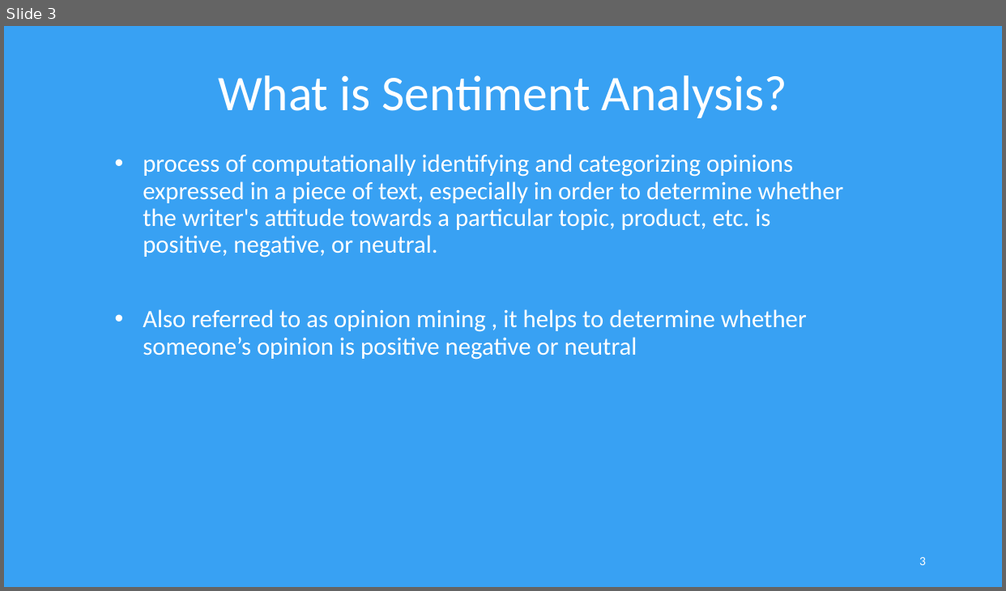
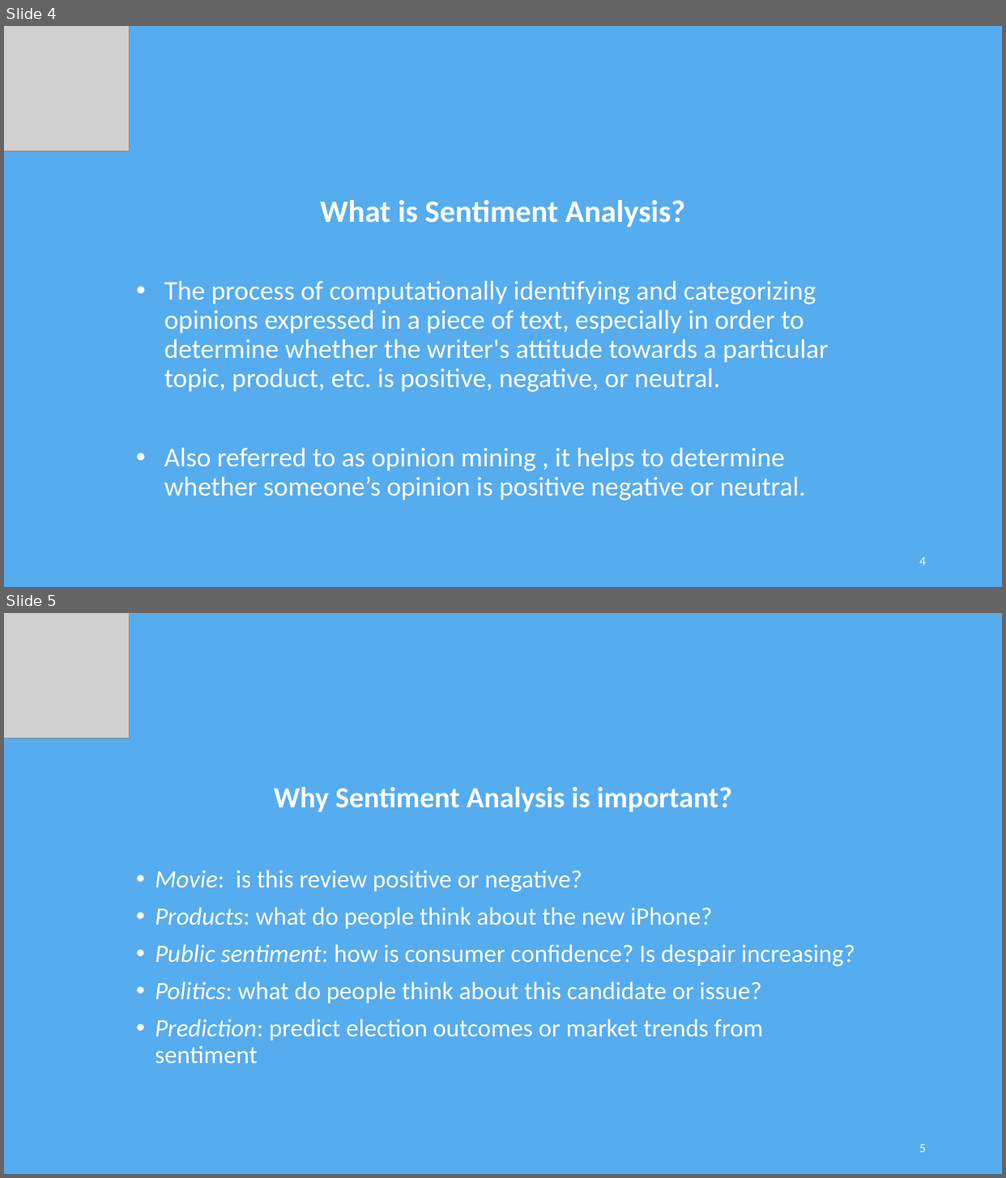
Before and after one commit to poshan0126/SentiMeter_Proposal_Documents, a slide deck: Project-Presentation.pptx. Shown one above the other, each under a label of ours: slide 3 before the commit, slides 4 and 5 after it. The pictures are 1006x591 and 1006x1178 pixels, drawn with LibreOffice and Linux fonts; fonts in the diff are those of the drawing; grey boxes stand for pictures. Boxes give left, top, right and bottom in pixels: in the first picture for what was removed or moved away, otherwise in the second. Text is boxed around its words. In the diff, an @@ line names an element or a change of style, - is before the commit and + after.

```diff
--- a/Project-Presentation.pptx
+++ b/Project-Presentation.pptx
@@ slide 5 added at <box>4,613,1002,1174</box>, background #55ACEF @@
@@ picture added at <box>4,613,130,739</box> @@
@@ text added at <box>155,787,855,1063</box>, 24 pt, text #FFFFFF @@
+Why Sentiment Analysis is important?
+• Movie: is this review positive or negative?
+• Products: what do people think about the new iPhone?
+• Public sentiment: how is consumer confidence? Is despair increasing?
+• Politics: what do people think about this candidate or issue?
+• Prediction: predict election outcomes or market trends from sentiment
@@ page number added at <box>919,1144,926,1152</box>, 12 pt, text #FFFFFF @@
+5
@@ what was slide 3 is now slide 4 @@
@@ slide 4 changed as well @@
@@ background #38A1F3 to #55ACEF @@
@@ picture added at <box>4,26,130,152</box> @@
@@ title removed at <box>218,75,788,118</box> @@
-What is Sentiment Analysis?
@@ subtitle at <box>164,200,829,501</box>: text changed; size 24 to 26 pt @@
-• process of computationally identifying and categorizing opinions expressed in a piece of text, especially in order to determine whether the writer's attitude towards a particular topic, product, etc. is positive, negative, or neutral.
-• Also referred to as opinion mining , it helps to determine whether someone’s opinion is positive negative or neutral
+What is Sentiment Analysis?
+• The process of computationally identifying and categorizing opinions expressed in a piece of text, especially in order to determine whether the writer's attitude towards a particular topic, product, etc. is positive, negative, or neutral.
+• Also referred to as opinion mining , it helps to determine whether someone’s opinion is positive negative or neutral.
@@ page number at <box>919,557,926,565</box>: text changed @@
-3
+4
```
Also in this commit, not shown: 15 other slides changed, 3 other slides added, 2 slides removed, 2 other files.
